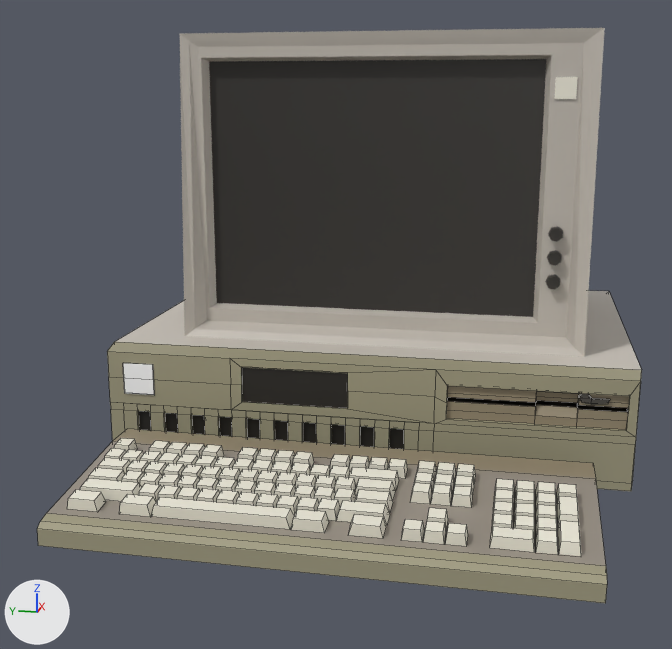
One commit to the Blender file assets/office/room_noceil.blend: the scene before it, then after it.
One viewpoint serves both versions: a 50 mm lens placed at (-1.37, -0.22, 0.3), pointed at (-0.06, 0.04, -0.03). The lights are fixed; the arrows at lower left show +X, +Y and +Z. Mesh edges are drawn as thin lines on the coarser meshes.

Objects in the first picture: 'desktop', 'keyboard', 'screen'.
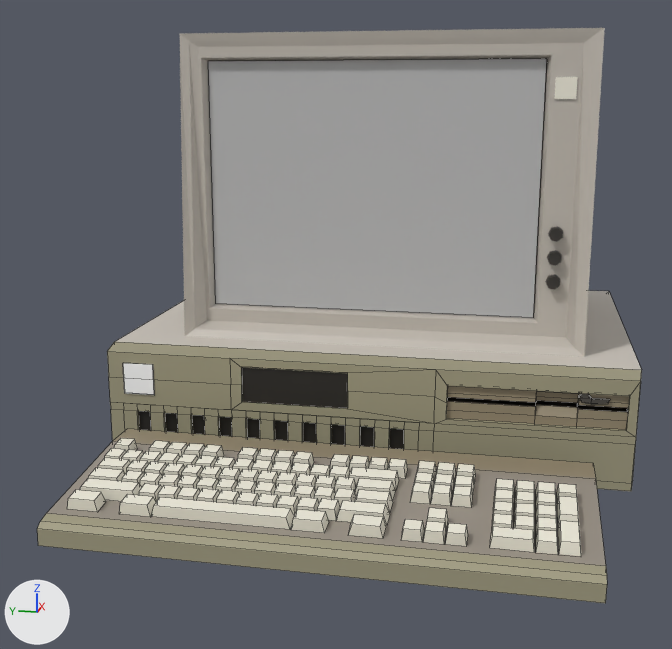
The change in detail:
Material 'Material' (mat_material) is new.
Its base color is (0.5, 0.5, 0.5) (grey #bcbcbc).
me_plane_003 has 4 vertices, 1 face and spans x -1.21..1.21, y -1.62..1.62, z 0.0.
me_plane_003 is used by ob_render_target; location (-0.002, 0.002, 0.162); rotation (0.0, 1.571, 0.0), in degrees (0, 90, 0); scale (0.151, 0.151, 0.151).
me_plane_003 part 1: 1 face spanning x -1.21..1.21, y -1.62..1.62, z 0.0 switches from no material to mat_material (grey #bcbcbc).
me_plane_003 now uses material mat_material (grey #bcbcbc).
Object 'render_target' (ob_render_target) is now shown.

Where the change shows, as pixel boxes [x1, y1, x2, y2] in the pictures (672 x 649 px):
'render_target', shown: after [208, 59, 547, 318]
'screen', unchanged, covered by the edit: [180, 28, 605, 357] in both
